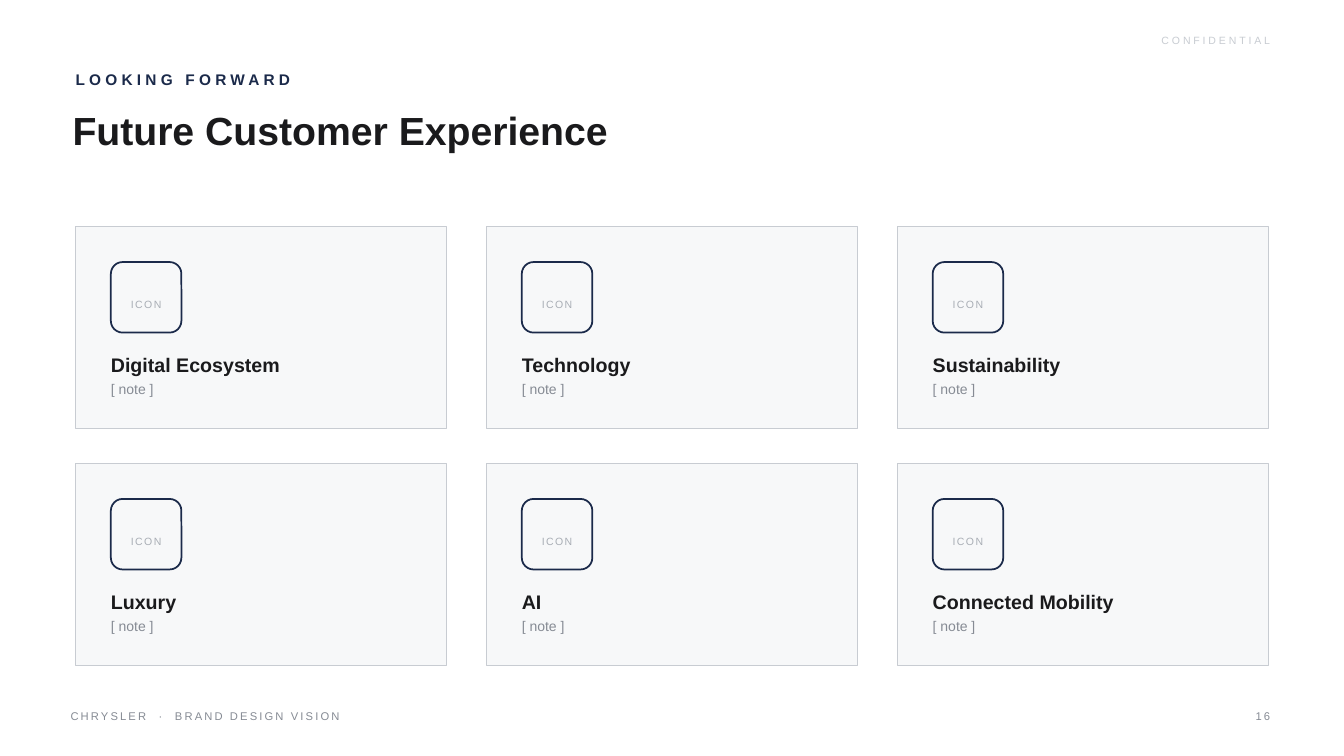
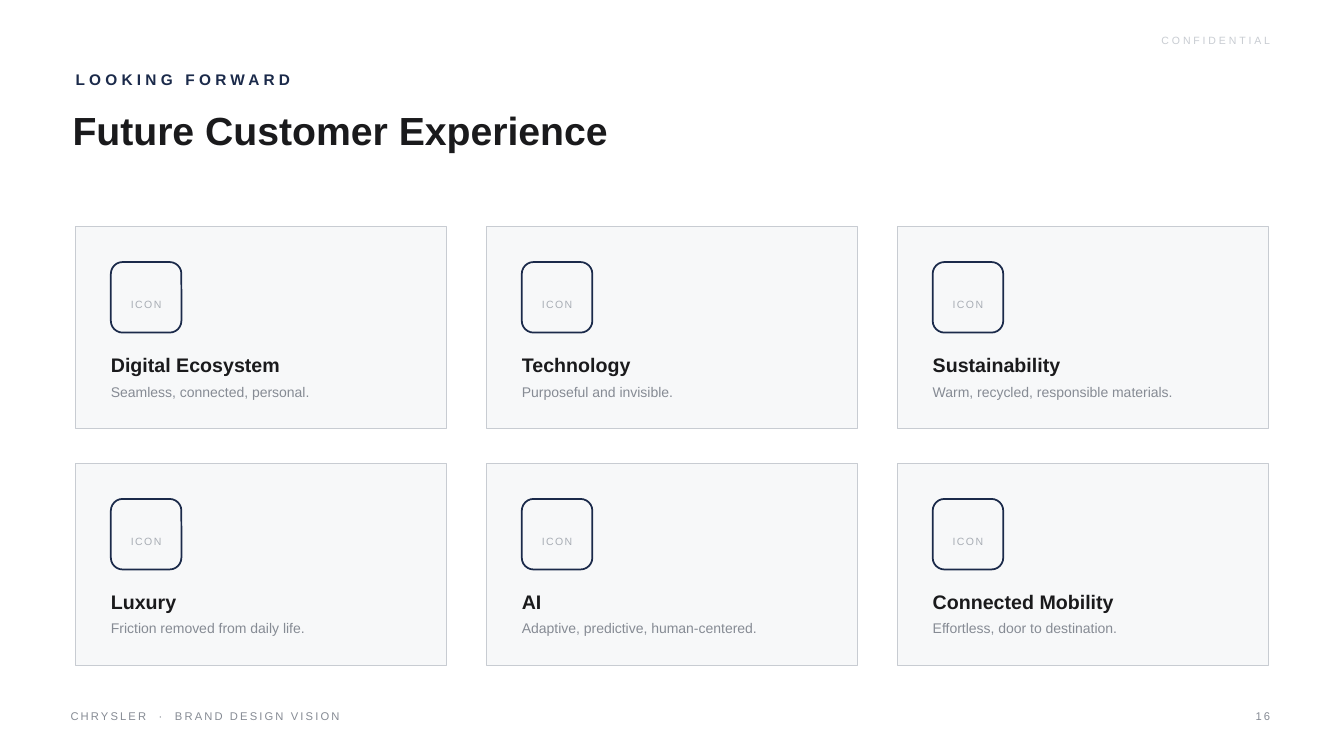
Before and after one commit to LG-Succe55/CLAUDE, a slide deck: slide 16 of Chrysler_Brand_Design_Vision.pptx. Drawn at 1344x756 pixels with LibreOffice and Linux fonts; fonts in the diff are those of the drawing. Boxes give left, top, right and bottom in pixels: in the first picture for what was removed or moved away, otherwise in the second. Text is boxed around its words. In the diff, an @@ line names an element or a change of style, - is before the commit and + after.

```diff
--- a/Chrysler_Brand_Design_Vision.pptx
+++ b/Chrysler_Brand_Design_Vision.pptx
@@ text at bbox=[111, 387, 309, 400]: text changed @@
-[ note ]
+Seamless, connected, personal.
@@ text at bbox=[522, 387, 674, 400]: text changed @@
-[ note ]
+Purposeful and invisible.
@@ text at bbox=[933, 387, 1172, 400]: text changed @@
-[ note ]
+Warm, recycled, responsible materials.
@@ text at bbox=[111, 623, 305, 636]: text changed @@
-[ note ]
+Friction removed from daily life.
@@ text at bbox=[522, 623, 757, 636]: text changed @@
-[ note ]
+Adaptive, predictive, human-centered.
@@ text at bbox=[933, 623, 1117, 635]: text changed @@
-[ note ]
+Effortless, door to destination.
```
Also in this commit, not shown: 13 other slides changed, 1 other file.
